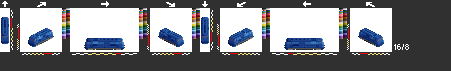
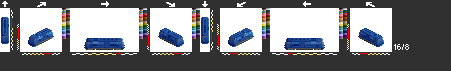
Before/after of a 451 × 71 layered artwork. What changed in the layer stack:
painted on "mz1" over box(36, 38, 376, 50)
